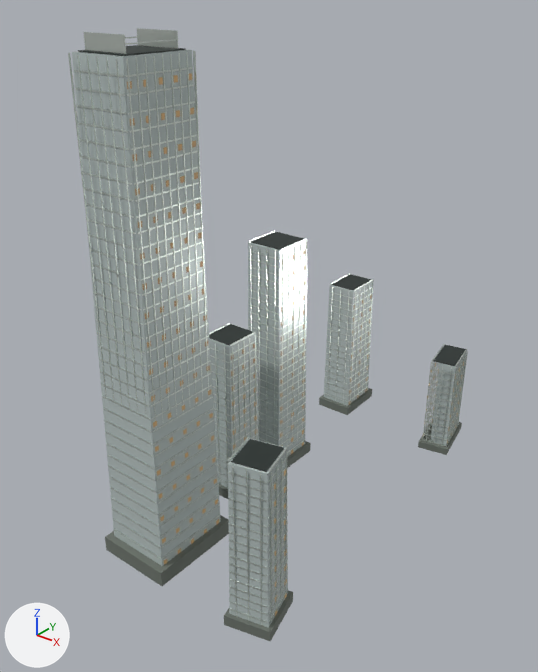
What one commit did to the glTF model landmarks/assets/shenzhen-bay-one.glb.
Camera for both pictures: a camera (50 mm lens) standing at (300.0, -410.0, 378.0) and looking at (-2.0, -32.0, 144.0). Arrows for +X, +Y and +Z are at lower left; the lights stay in place. The first picture is the older version.

Names of what the first picture shows: 'crown_frame', 'envelope', 'fins', 'floor_bands', 'night_windows', 'parapet', 'podium', 'roof_deck'.
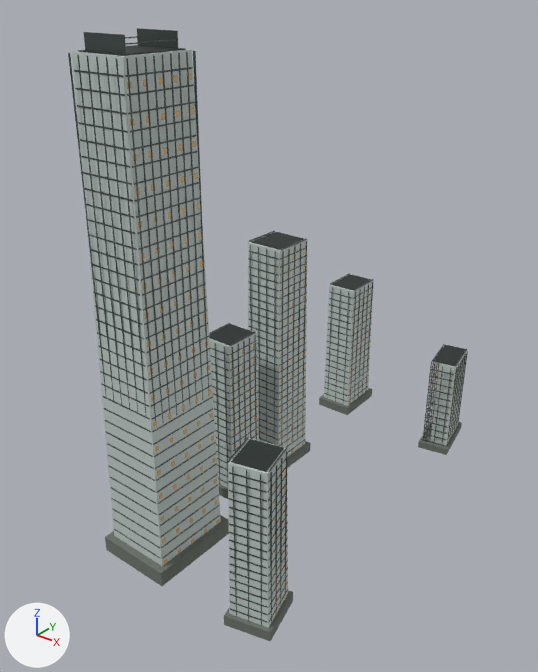
What changed in the scene script:
```text
Change mat_glass:
    mat_glass.roughness: 0.16 -> 0.58
Change mat_metal:
    mat_metal.base_color: (0.665, 0.723, 0.672) -> (0.0685, 0.0908, 0.0844)  # light grey #d5ddd6 -> dark grey #4a5552
```

Boxes (x1, y1, x2, y2) around the edits, measured in the pictures (538 x 672 px):
'envelope', surface changed: (72, 49, 467, 628) in both
'fins', recoloured: (68, 50, 468, 625) in both
'floor_bands', recoloured: (74, 67, 466, 623) in both
'crown_frame', recoloured (light grey to dark grey): (84, 28, 178, 54) in both
'parapet', recoloured: (209, 230, 467, 473) in both
